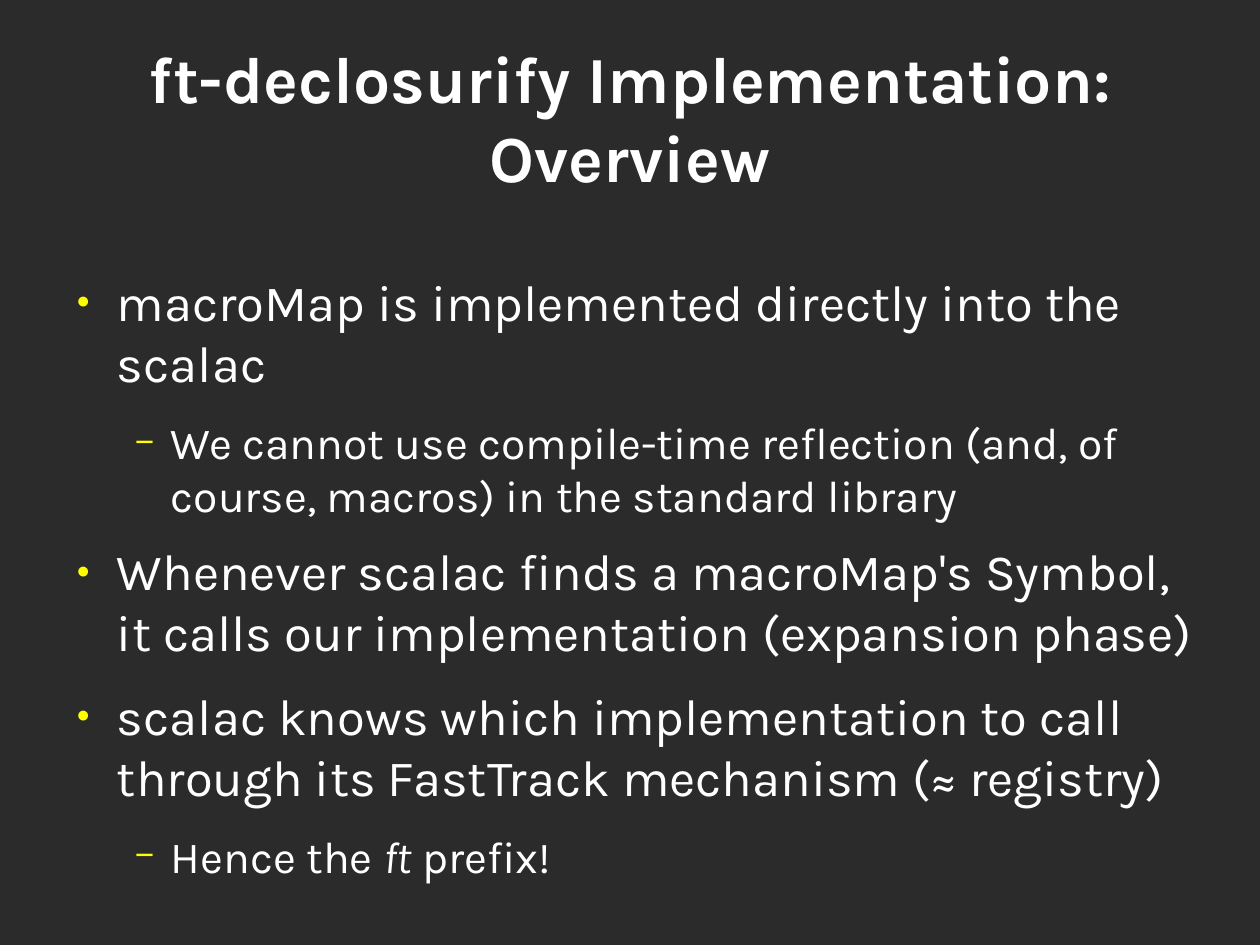
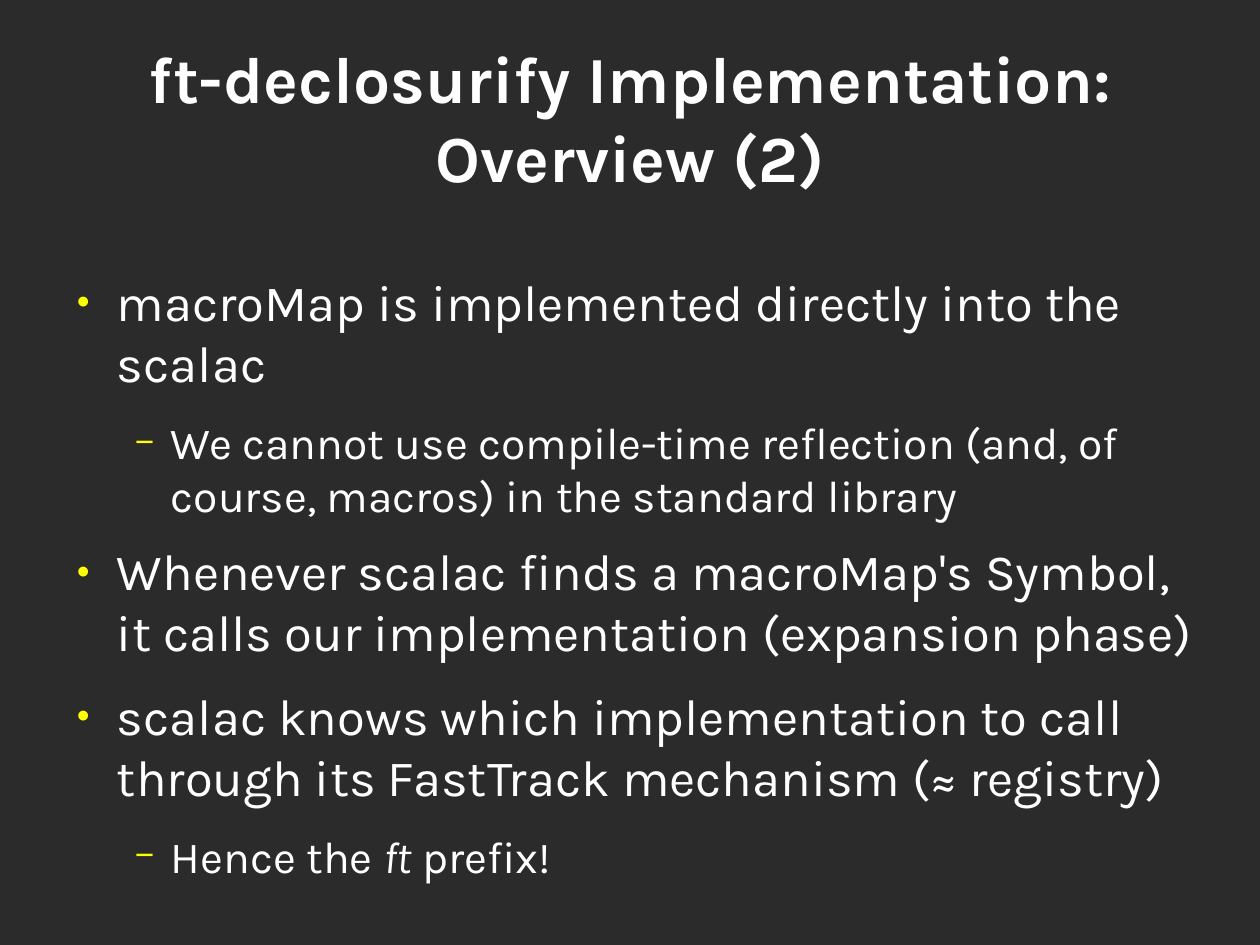
Before and after one commit to geo-kollias/msc-thesis-tex, a slide deck: slide 15 of geokollias_msc_thesis_pres.odp. Drawn at 1260x945 pixels with LibreOffice and Linux fonts; fonts in the diff are those of the drawing; background and template pictures are left out; a plain dark background stands for a picture behind light text. Boxes give left, top, right and bottom in pixels: in the first picture for what was removed or moved away, otherwise in the second. Text is boxed around its words. In the diff, an @@ line names an element or a change of style, - is before the commit and + after.

```diff
--- a/geokollias_msc_thesis_pres.odp
+++ b/geokollias_msc_thesis_pres.odp
@@ title at bbox=[149, 56, 1111, 190]: text changed @@
-ft-declosurify Implementation: Overview
+ft-declosurify Implementation: Overview (2)
```
Also in this commit, not shown: 10 other slides changed, 4 slides added.
